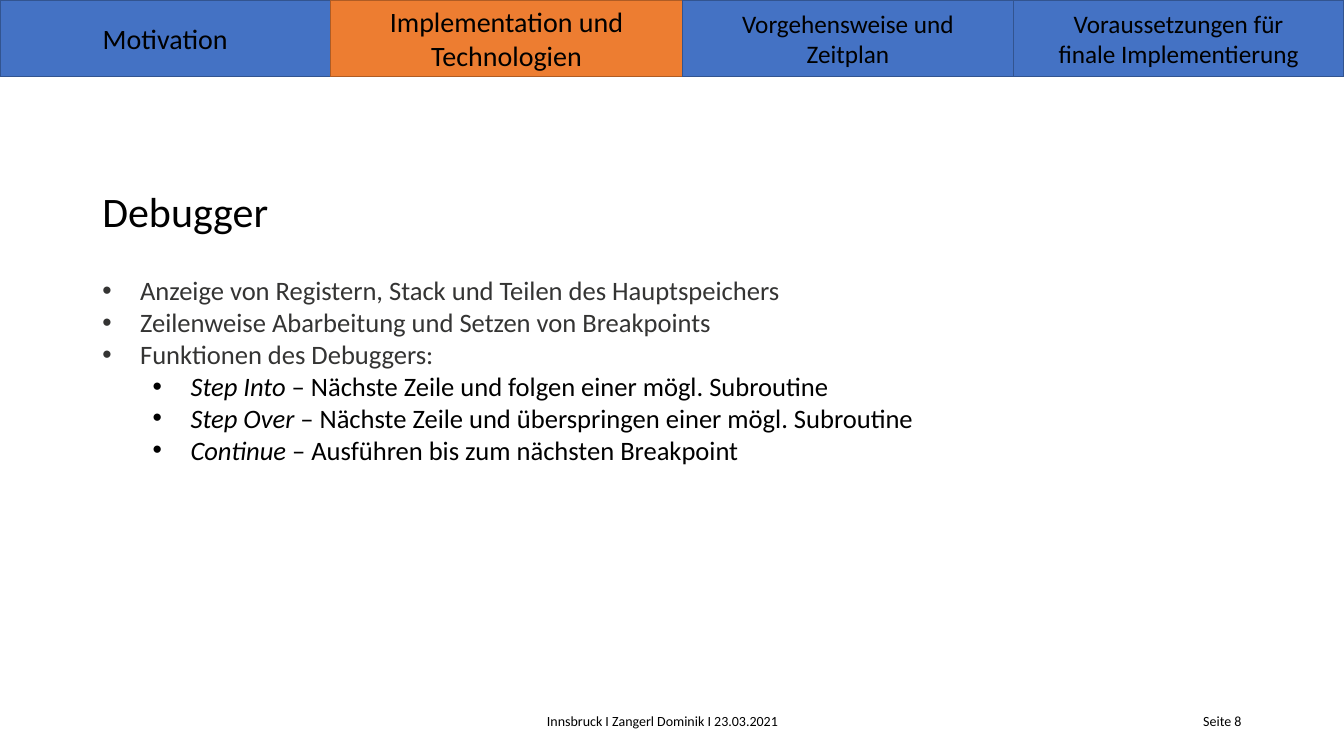
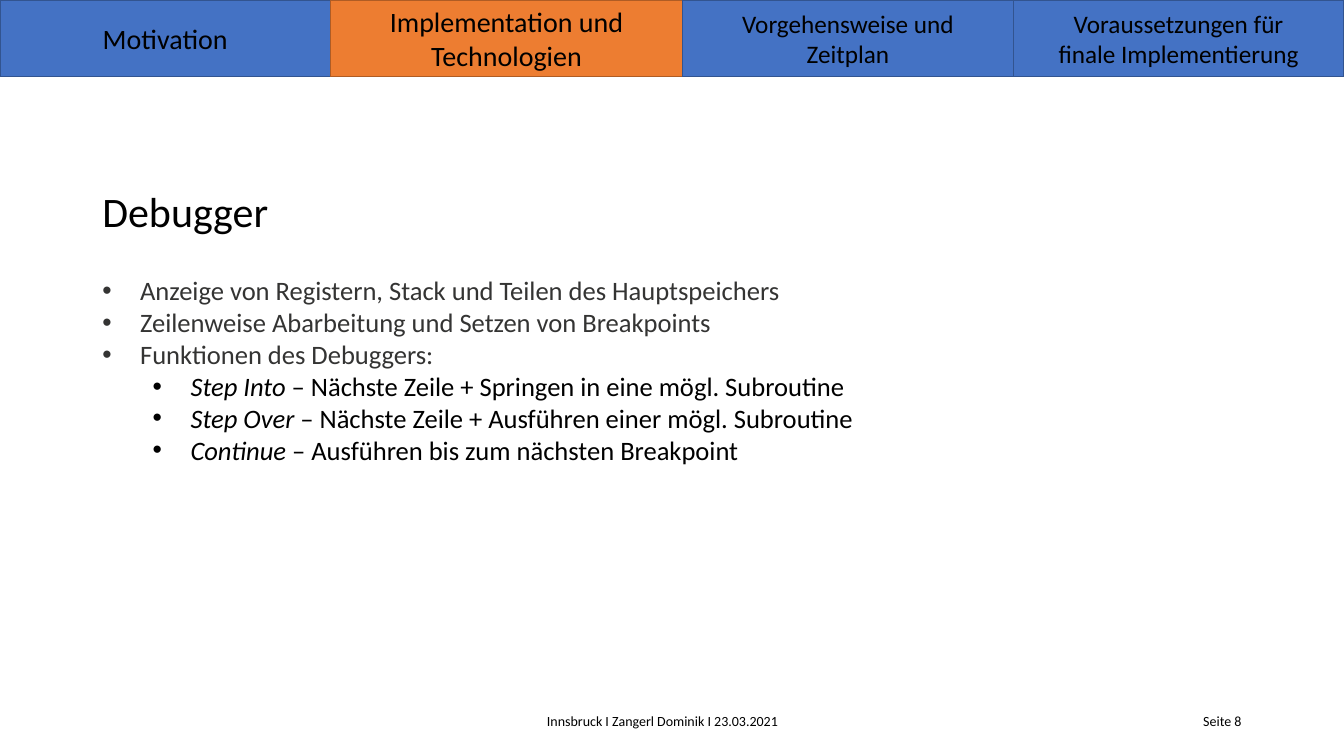
Before and after one commit to Koro95/ARM-Simulator, a slide deck: slide 38 of Latex/Initialpraesentation_anim_Zangerl_Dominik.pptx. Drawn at 1344x756 pixels with LibreOffice and Linux fonts; fonts in the diff are those of the drawing; background and template pictures are left out. Boxes give left, top, right and bottom in pixels: in the first picture for what was removed or moved away, otherwise in the second. Text is boxed around its words. In the diff, an @@ line names an element or a change of style, - is before the commit and + after.

```diff
--- a/Latex/Initialpraesentation_anim_Zangerl_Dominik.pptx
+++ b/Latex/Initialpraesentation_anim_Zangerl_Dominik.pptx
@@ subtitle at [191, 377, 853, 433]: text changed @@
-  • Step Into – Nächste Zeile und folgen einer mögl. Subroutine
-  • Step Over – Nächste Zeile und überspringen einer mögl. Subroutine
+  • Step Into – Nächste Zeile + Springen in eine mögl. Subroutine
+  • Step Over – Nächste Zeile + Ausführen einer mögl. Subroutine
```
Also in this commit, not shown: 12 other slides changed, 9 other files.
